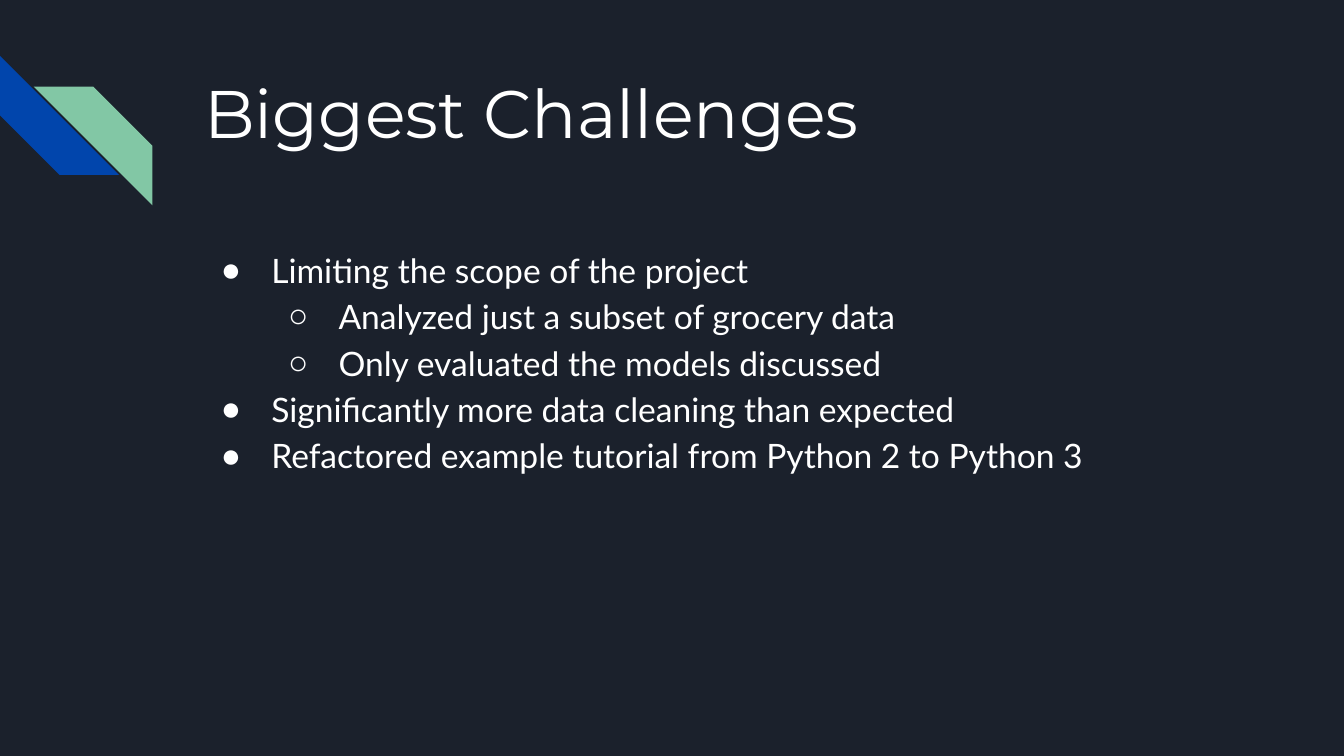
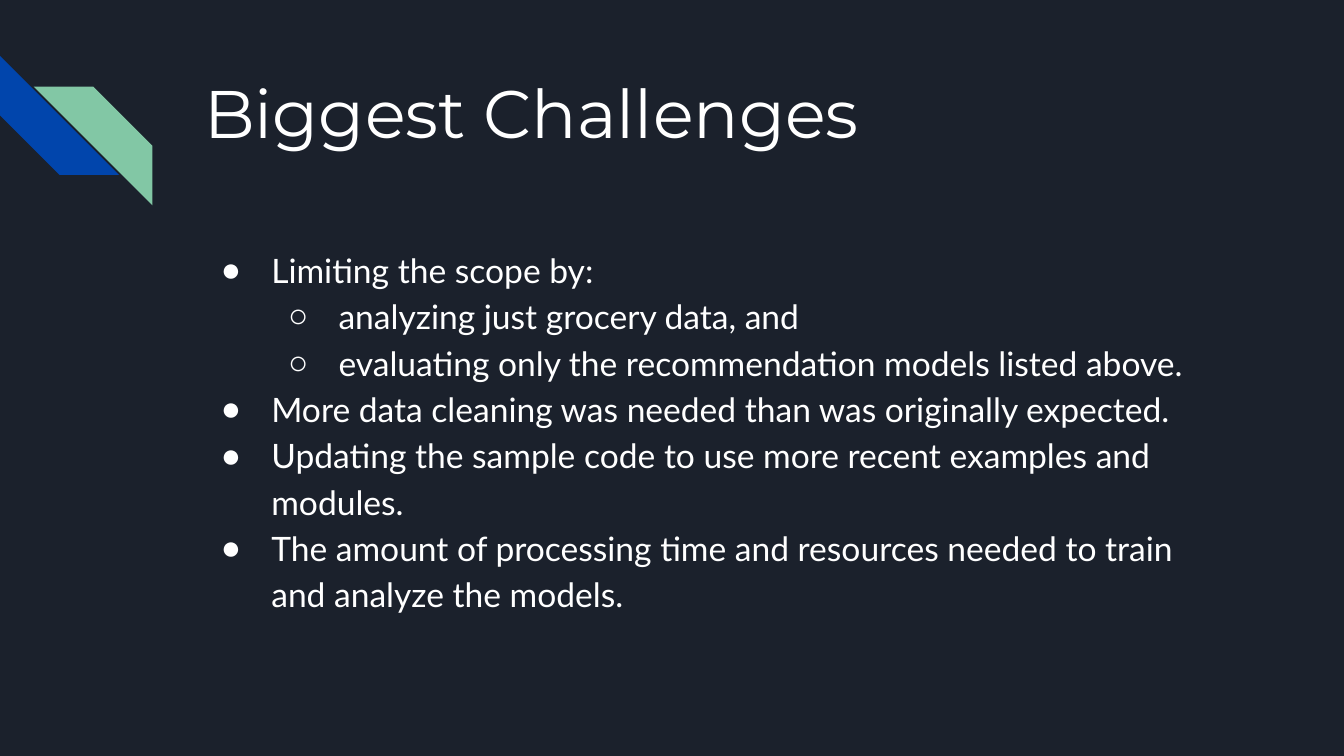
Before and after one commit to JasonCaldwellMBA/Grocery_Recommender, a slide deck: slide 17 of Grocery Recommendation System - Executive Presentation.pptx (slide 12 before the commit). Drawn at 1344x756 pixels with LibreOffice and Linux fonts; fonts in the diff are those of the drawing. Boxes give left, top, right and bottom in pixels: in the first picture for what was removed or moved away, otherwise in the second. Text is boxed around its words. In the diff, an @@ line names an element or a change of style, - is before the commit and + after.

Commit message:
Update project and report based off meeting feedback

```diff
--- a/Grocery Recommendation System - Executive Presentation.pptx
+++ b/Grocery Recommendation System - Executive Presentation.pptx
@@ text at (271,258,1183,613): text changed @@
-● Limiting the scope of the project
-  ○ Analyzed just a subset of grocery data
-  ○ Only evaluated the models discussed
-● Significantly more data cleaning than expected
-● Refactored example tutorial from Python 2 to Python 3
+● Limiting the scope by:
+  ○ analyzing just grocery data, and
+  ○ evaluating only the recommendation models listed above.
+● More data cleaning was needed than was originally expected.
+● Updating the sample code to use more recent examples and modules.
+● The amount of processing time and resources needed to train and analyze the models.
```
Also in this commit, not shown: 8 other slides changed, 5 slides added, 1 other file.
